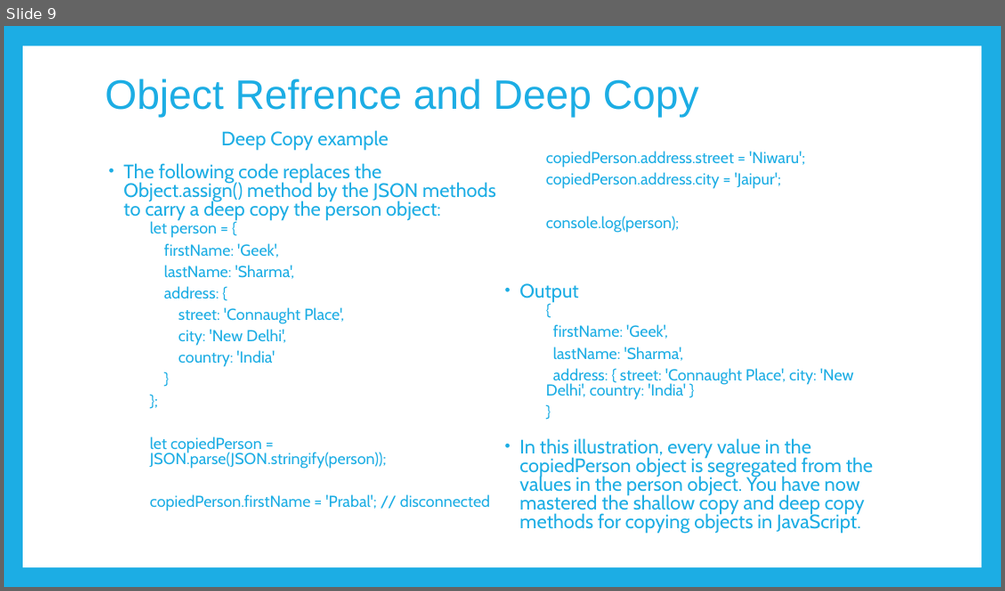
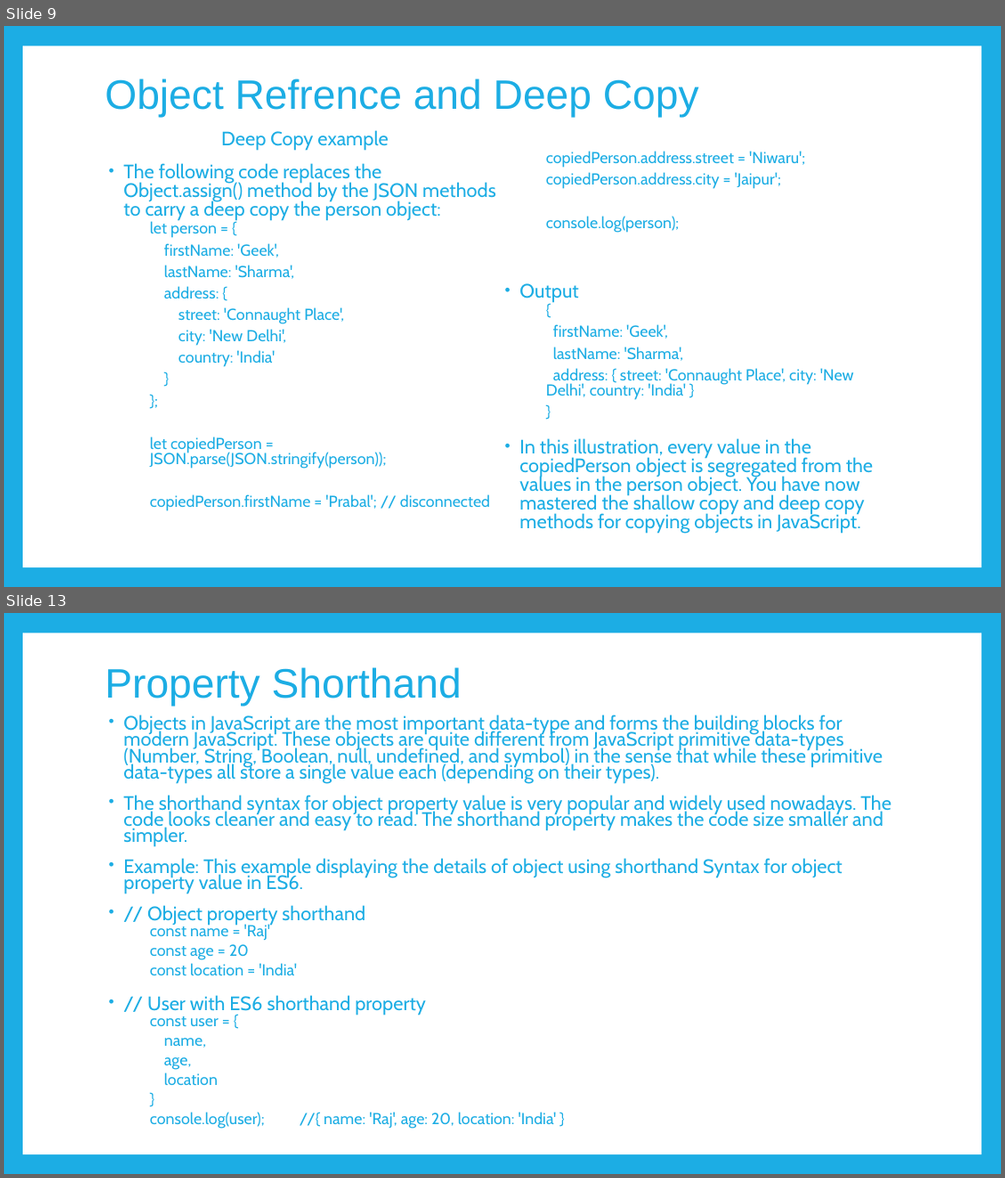
Before and after one commit to PramodJana/JavaScript, a slide deck: GFG JS Course Curriculam/Articles/006 Objects.pptx. Shown one above the other, each under a label of ours: slide 9 before the commit, slides 9 and 13 after it; the slides between them are not shown. The pictures are 1005x591 and 1005x1178 pixels, drawn with LibreOffice and Linux fonts; fonts in the diff are those of the drawing. Boxes give left, top, right and bottom in pixels: in the first picture for what was removed or moved away, otherwise in the second. Text is boxed around its words. In the diff, an @@ line names an element or a change of style, - is before the commit and + after.

```diff
--- a/GFG JS Course Curriculam/Articles/006 Objects.pptx
+++ b/GFG JS Course Curriculam/Articles/006 Objects.pptx
@@ slide 13 added at [4,613,1001,1174], background #1CADE4; not listed: 1 template element that a slide beside it also shows @@
@@ title added at [105,667,461,706], 39.6 pt, text #1CADE4 @@
+Property Shorthand
@@ text added at [123,714,891,1128], 18.7 pt, text #1CADE4 @@
+• Objects in JavaScript are the most important data-type and forms the building blocks for modern JavaScript. These objects are quite different from JavaScript primitive data-types (Number, String, Boolean, null, undefined, and symbol) in the sense that while these primitive data-types all store a single value each (depending on their types).
+• The shorthand syntax for object property value is very popular and widely used nowadays. The code looks cleaner and easy to read. The shorthand property makes the code size smaller and simpler.
+• Example: This example displaying the details of object using shorthand Syntax for object property value in ES6.
+• // Object property shorthand
+    const name = 'Raj'
+    const age = 20
+    const location = 'India'
+• // User with ES6 shorthand property
+    const user = {
+    name,
+    age,
+    location
+    }
+    console.log(user); //{ name: 'Raj', age: 20, location: 'India' }
```
Also in this commit, not shown: 8 other slides added, 9 slides removed.
